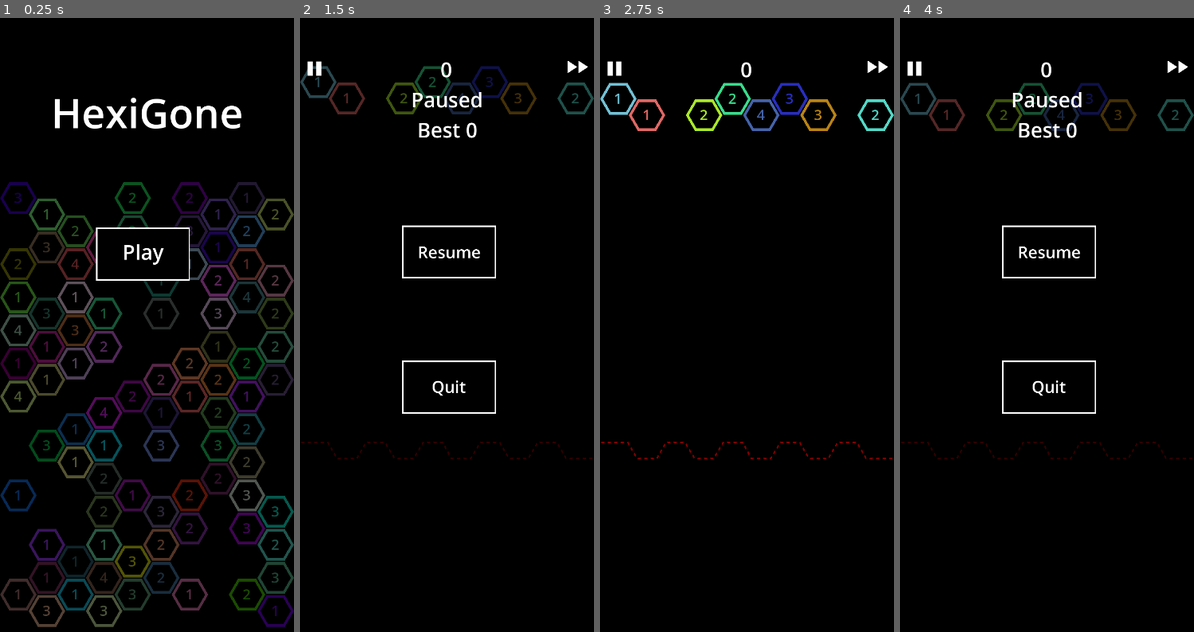
Above: before the commit, frames 1-4 (left to right).
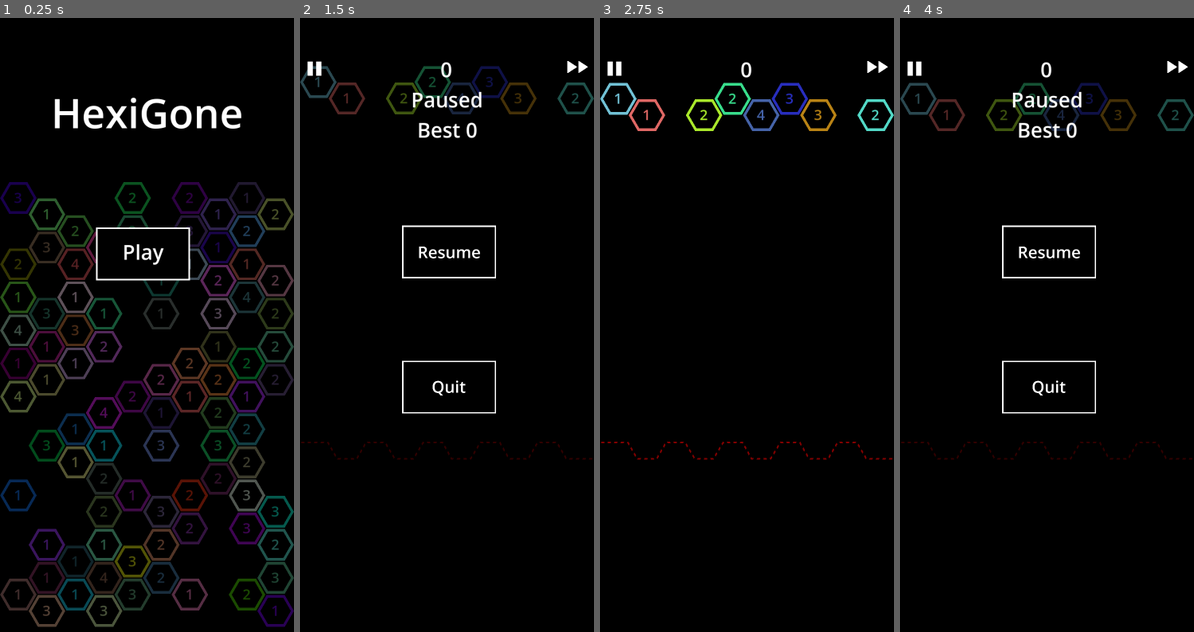
Above: after the commit, the same moments.

Repository: sdonal00/HexGame
Game: Godot game, scene res://scenes/main/main.tscn
Two runs of this game, one before a commit and one after it. Both use one fixed random seed, a clock stepped at 60 frames per second and the inputs below.
Inputs (mouse positions are in pixels of both pictures, inside the frame that each line leads up to):
- Up to frame 1 (0.25 s): no input
- Up to frame 2 (1.5 s): click "Play" at 0.5 s; click (314, 73) at 1.25 s
- Up to frame 3 (2.75 s): click "Resume" at 2 s
- Up to frame 4 (4 s): click (1176, 67) at 2.75 s; click (914, 73) at 3.5 s

The runs differ from the first frame. In frame 1, 0.9% of the frame differs, in the area x 0-100%, y 13-100%; in frame 2, 0.3%; in frame 3, 0.3%; in frame 4, 0.3%.

Commit message:
high res

Diff:
--- a/project.godot
+++ b/project.godot
@@ -80,8 +80,8 @@
 
 [display]
 
-window/size/viewport_width=720
-window/size/viewport_height=1560
+window/size/viewport_width=1170
+window/size/viewport_height=2535
 window/stretch/mode="viewport"
 window/handheld/orientation=1
 mouse_cursor/size/viewport_height=1560
--- a/scenes/game/game.tscn
+++ b/scenes/game/game.tscn
@@ -8,12 +8,14 @@
 script = ExtResource("1_b0p5a")
 
 [node name="Level" type="Node2D" parent="."]
+scale = Vector2(1.625, 1.625)
 
 [node name="Level1" parent="Level" instance=ExtResource("1_jspr0")]
 
 [node name="Turret" parent="." instance=ExtResource("2_6rm36")]
 visible = false
 position = Vector2(596, 720)
+scale = Vector2(1.625, 1.625)
 
 [node name="Projectiles" type="Node2D" parent="."]
 
--- a/scenes/main/main.tscn
+++ b/scenes/main/main.tscn
@@ -42,6 +42,7 @@
 anchors_preset = 0
 offset_right = 40.0
 offset_bottom = 40.0
+scale = Vector2(1.625, 1.625)
 script = ExtResource("4_w2lvb")
 
 [node name="PauseMenu" type="Control" parent="Menu"]
--- a/scenes/projectile/projectile.tscn
+++ b/scenes/projectile/projectile.tscn
@@ -23,10 +23,11 @@
 script = ExtResource("1_lpxrv")
 
 [node name="CollisionShape2D" type="CollisionShape2D" parent="."]
+scale = Vector2(1.625, 1.625)
 shape = SubResource("CircleShape2D_igf8s")
 
 [node name="Sprite2D" type="Sprite2D" parent="."]
-scale = Vector2(0.01, 0.01)
+scale = Vector2(0.016, 0.016)
 texture = ExtResource("1_y5t6e")
 
 [node name="KillTimer" type="Timer" parent="."]
Not shown, changed: export_presets.cfg
